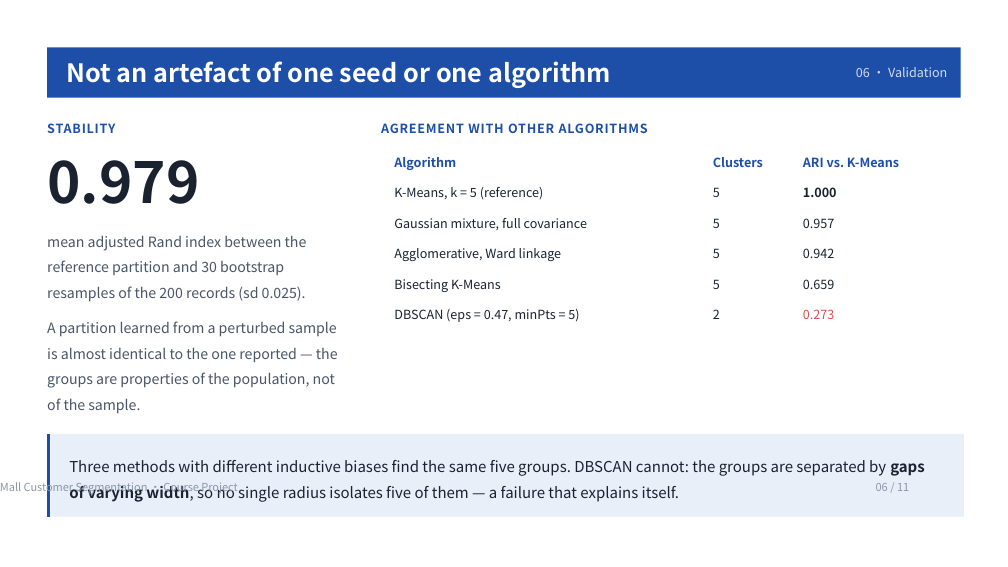
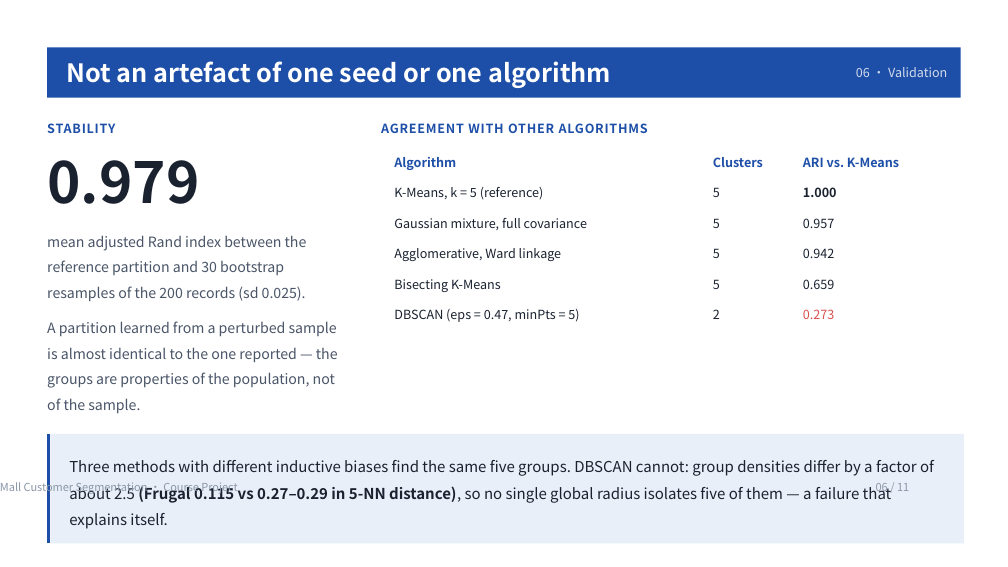
Before and after one commit to kaixinguaika/mall-customer-segmentation, a slide deck: slide 6 of slides/Mall_Customer_Segmentation.pptx. Drawn at 1008x567 pixels with LibreOffice and Linux fonts; fonts in the diff are those of the drawing. Boxes give left, top, right and bottom in pixels: in the first picture for what was removed or moved away, otherwise in the second. Text is boxed around its words. In the diff, an @@ line names an element or a change of style, - is before the commit and + after.

Commit message:
Correct factual claims found in content audit
- CH does not agree with k=5 (peaks at k=9); report it as secondary in report/PPT/README
- PCA figure caption: 77.6% variance, not 69%
- k=6 splits the Target segment, not the Standard group
- SVM errors all fall into C2 Standard; none in Target
- DBSCAN explanation based on measured cluster densities
- Python 3.14 and 50 k-search restarts
- remove dead debug line; soften cover date

```diff
--- a/slides/Mall_Customer_Segmentation.pptx
+++ b/slides/Mall_Customer_Segmentation.pptx
@@ freeform shape: place and size @@
-freeform shape at [47, 434, 963, 516]
+freeform shape at [47, 434, 963, 544]
@@ rectangle: place and size @@
-rectangle at [51, 434, 964, 516]
+rectangle at [51, 434, 964, 544]
@@ text at [69, 460, 934, 529]: text changed @@
-Three methods with different inductive biases find the same five groups. DBSCAN cannot: the groups are separated by gaps of varying width, so no single radius isolates five of them — a failure that explains itself.
+Three methods with different inductive biases find the same five groups. DBSCAN cannot: group densities differ by a factor of about 2.5 (Frugal 0.115 vs 0.27–0.29 in 5-NN distance), so no single global radius isolates five of them — a failure that explains itself.
```
Also in this commit, not shown: 4 other slides changed, 11 other files.
